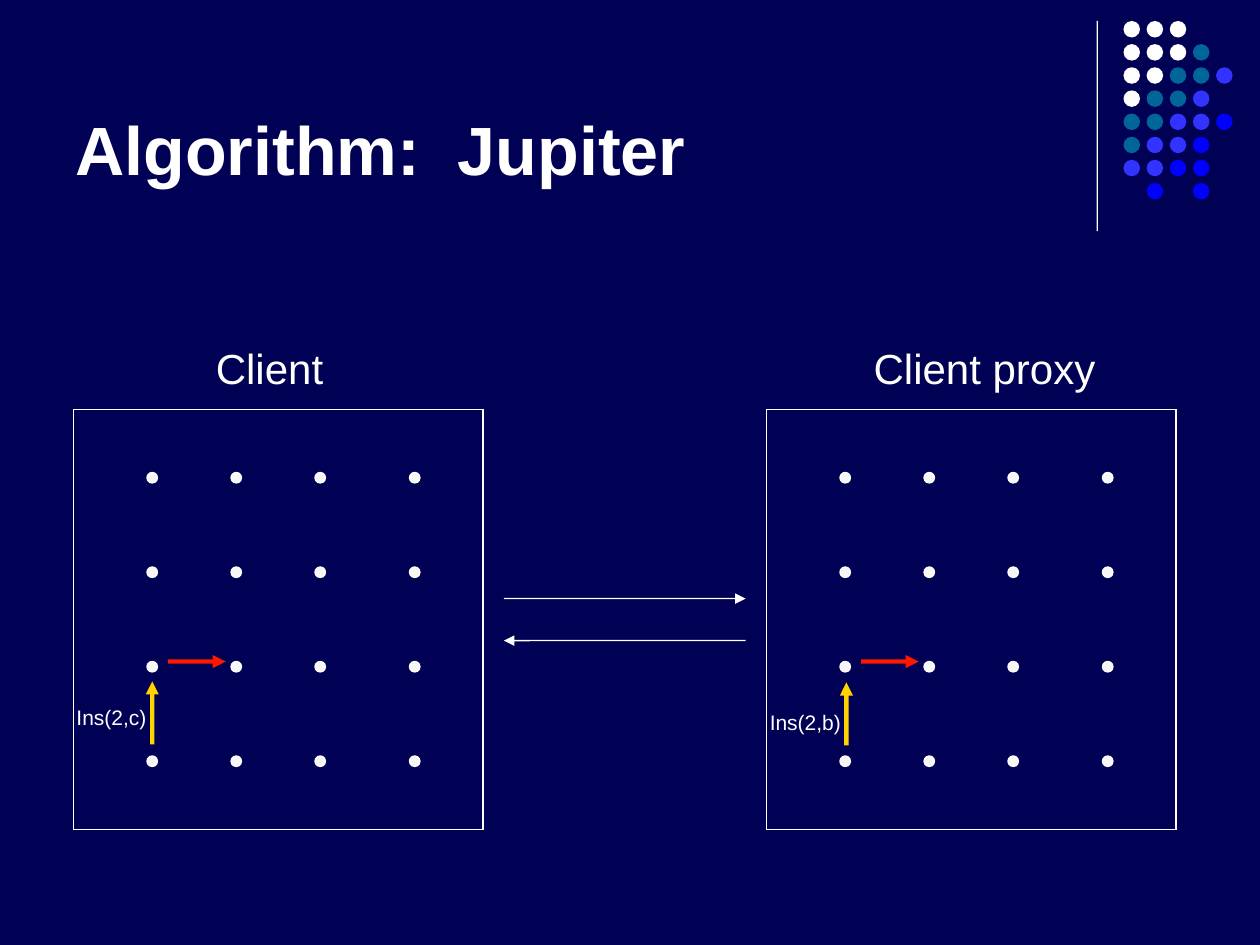
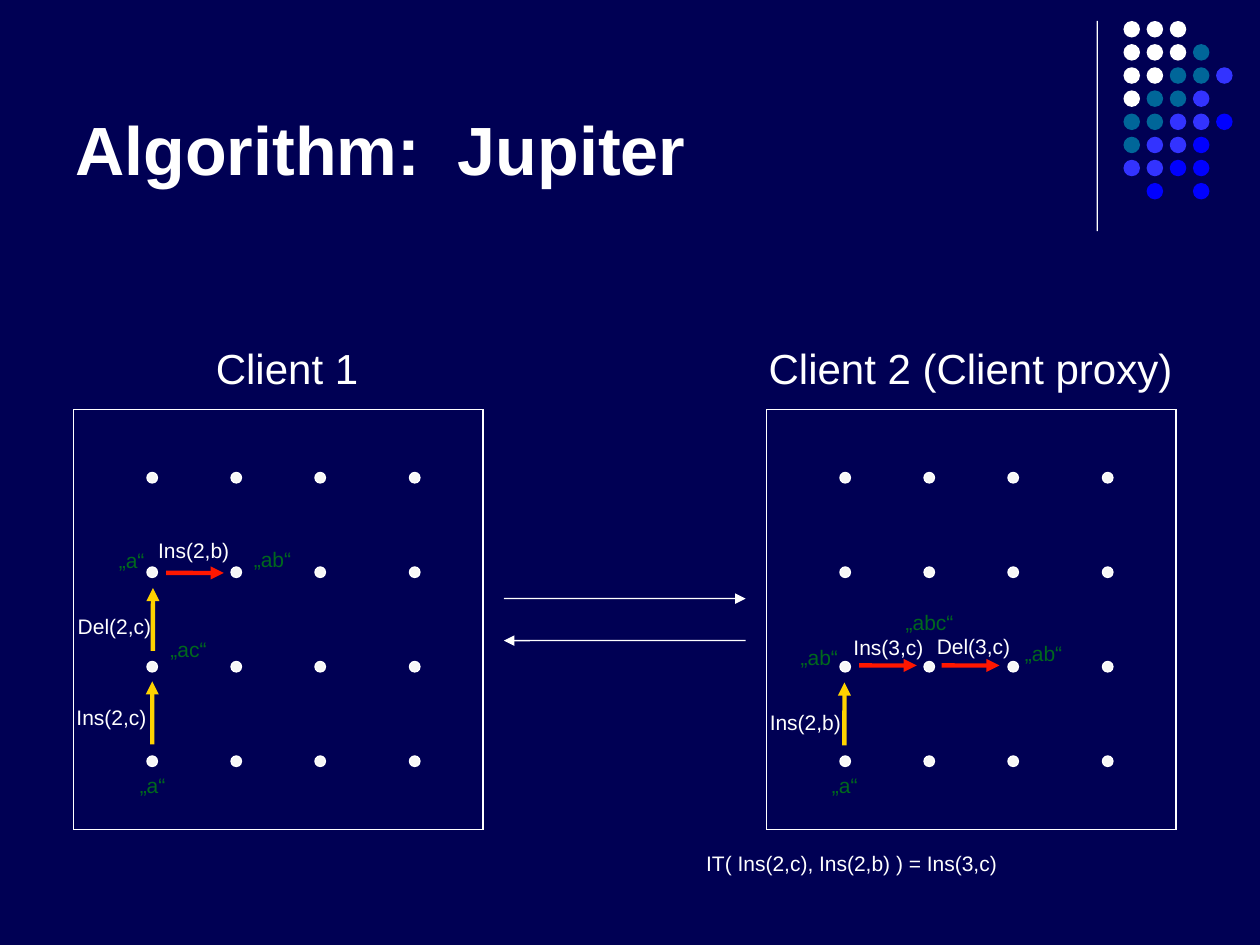
Before and after one commit to kyanha/ace, a slide deck: slide 16 of ace/trunk/doc/presentation/presentation.ppt. Drawn at 1260x945 pixels with LibreOffice and Linux fonts; fonts in the diff are those of the drawing. Boxes give left, top, right and bottom in pixels: in the first picture for what was removed or moved away, otherwise in the second. Text is boxed around its words. In the diff, an @@ line names an element or a change of style, - is before the commit and + after.

```diff
--- a/ace/trunk/doc/presentation/presentation.ppt
+++ b/ace/trunk/doc/presentation/presentation.ppt
@@ text at bbox=[216, 353, 358, 385]: text changed @@
-Client
+Client 1
@@ text at bbox=[769, 353, 1173, 392]: text changed @@
-Client proxy
+Client 2 (Client proxy)
@@ text added at bbox=[119, 553, 145, 571], 12 pt, text #00681D @@
+„a“
@@ text added at bbox=[158, 542, 229, 563], 12 pt, text #FFFFFF @@
+Ins(2,b)
@@ text added at bbox=[254, 552, 291, 570], 12 pt, text #00681D @@
+„ab“
@@ arrow added from (152, 651) to (152, 588), #FFD300 2.49 pt @@
@@ arrow moved from (168, 662) - (226, 662) to (166, 573) - (224, 573) @@
@@ text added at bbox=[78, 617, 151, 638], 12 pt, text #FFFFFF @@
+Del(2,c)
@@ text added at bbox=[906, 615, 954, 633], 12 pt, text #00681D @@
+„abc“
@@ text added at bbox=[170, 642, 206, 660], 12 pt, text #00681D @@
+„ac“
@@ text added at bbox=[801, 650, 838, 668], 12 pt, text #00681D @@
+„ab“
@@ text added at bbox=[853, 639, 923, 659], 12 pt, text #FFFFFF @@
+Ins(3,c)
@@ text added at bbox=[937, 638, 1010, 659], 12 pt, text #FFFFFF @@
+Del(3,c)
@@ text added at bbox=[1025, 646, 1062, 664], 12 pt, text #00681D @@
+„ab“
@@ arrow moved from (861, 662) - (919, 662) to (859, 665) - (917, 665) @@
@@ arrow added from (941, 665) to (999, 665), #FF1700 2.49 pt @@
@@ text added at bbox=[140, 778, 166, 796], 12 pt, text #00681D @@
+„a“
@@ text added at bbox=[832, 778, 858, 796], 12 pt, text #00681D @@
+„a“
@@ text added at bbox=[706, 855, 997, 876], 12 pt, text #FFFFFF @@
+IT( Ins(2,c), Ins(2,b) ) = Ins(3,c)
```
Also in this commit, not shown: 2 other slides changed, 6 slides added, 1 slide removed.
